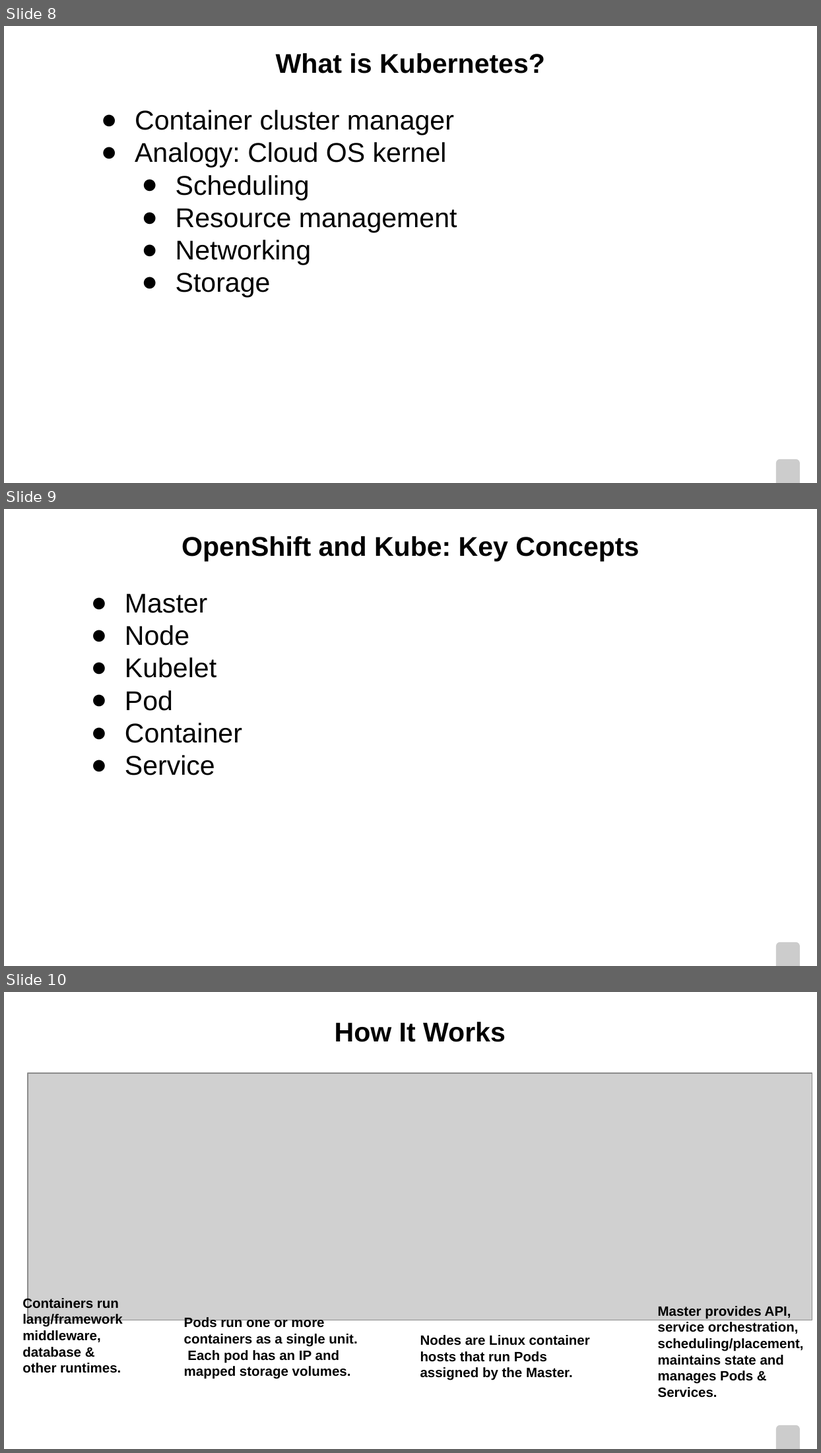
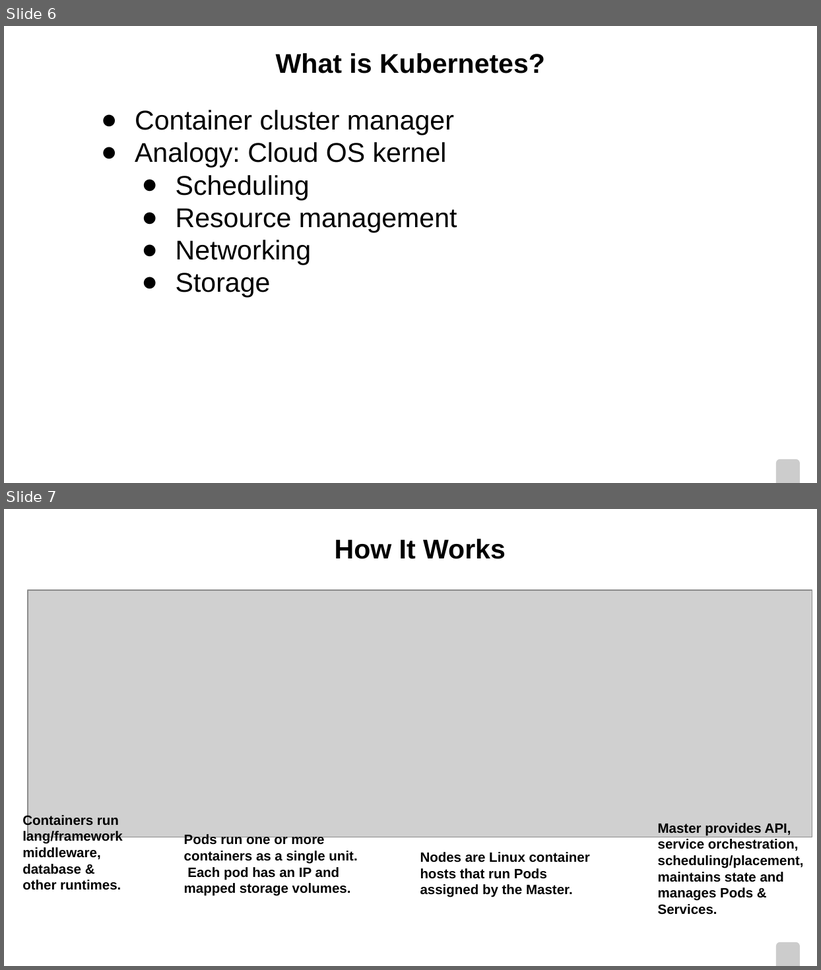
Before and after one commit to pmorie/presentations, a slide deck: CodeshowSE.odp. Shown one above the other, each under a label of ours: slides 8, 9 and 10 before the commit, slides 6 and 7 after it. The pictures are 821x1453 and 821x970 pixels, drawn with LibreOffice and Linux fonts; fonts in the diff are those of the drawing; grey boxes stand for pictures; background and template pictures are left out. Boxes give left, top, right and bottom in pixels: in the first picture for what was removed or moved away, otherwise in the second. Text is boxed around its words. In the diff, an @@ line names an element or a change of style, - is before the commit and + after.

```diff
--- a/CodeshowSE.odp
+++ b/CodeshowSE.odp
@@ slide 9 removed at [4,509,817,966], background picture (left out); not listed: 1 template element that a slide beside it also shows @@
@@ title removed at [182,536,639,561] @@
-OpenShift and Kube: Key Concepts
@@ text removed at [125,593,242,776] @@
-● Master
-● Node
-● Kubelet
-● Pod
-● Container
-● Service
@@ what was slide 8 is now slide 6 @@
@@ what was slide 10 is now slide 7 @@
```
Also in this commit, not shown: 3 slides changed, 2 slides added, 8 other slides removed.
